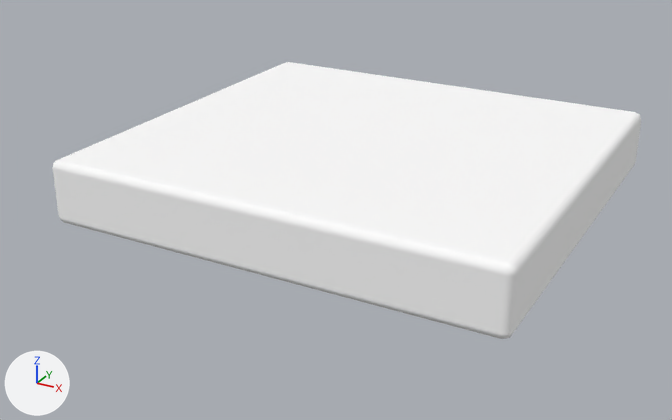
One commit to the OBJ model gunsmod/src/main/resources/assets/gunsmod/models/entity/airdef/sam_s400/head.obj: the scene before it, then after it.
Rendered twice from a 50 mm lens placed at (2.05, -5.75, 2.43), pointed at (0.47, -2.89, 1.0). The axes (+X, +Y, +Z) are drawn at lower left. The lights are the same throughout. The older version comes first. Where no turn or scale is listed for an object, it has been applied to the vertices.

The scene before the commit, as lines of its bpy script (objects in view):
```python
me_head = bpy.data.meshes.new('head')
me_head.from_pydata(...)  # 56 vertices, 54 faces; spans x -0.38..1.38, y -3.5..-1.87, z 1.0..1.25
me_head.materials.append(mat_steel)  # its picture is missing
ob_head = bpy.data.objects.new('head', me_head)
ob_head.location = (0.0, 0.0, 0.0)
```
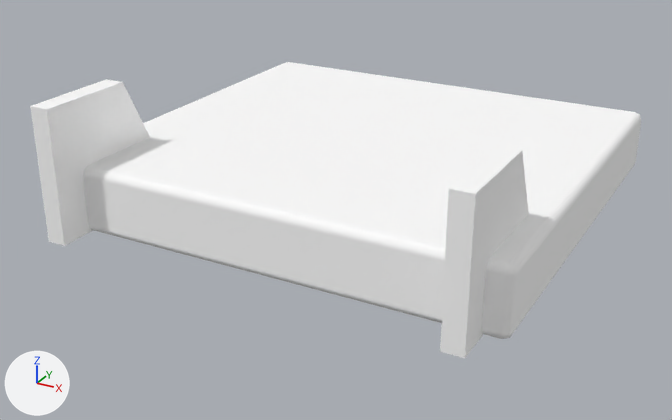
Changed parts and their boxes [x1, y1, x2, y2] in the pictures (672 x 420 px):
'head', reshaped (7% taller)
    before: [52, 62, 641, 339]
    after: [30, 62, 641, 358]
part 1 of me_head, added
    after: [30, 79, 529, 358]

What changed in the scene script:
```text
Change me_head:
    used by ob_head; location = (0.0, 0.0, 0.0)
    remove me_head.from_pydata(...)  # 56 vertices, 54 faces; spans x -0.38..1.38, y -3.5..-1.87, z 1.0..1.25
    add me_head.from_pydata(...)  # 72 vertices, 66 faces; spans x -0.38..1.38, y -3.62..-1.87, z 1.0..1.5
    me_head part 1
    8 vertices are added at x -0.29..1.21, y -3.62..-3.0, z 1.0..1.5
    8 new vertices lie (0.08, 0.0, 0.0) away from vertices in x -0.29..1.21, y -3.62..-3.0, z 1.0..1.5
    12 new faces join them
```
